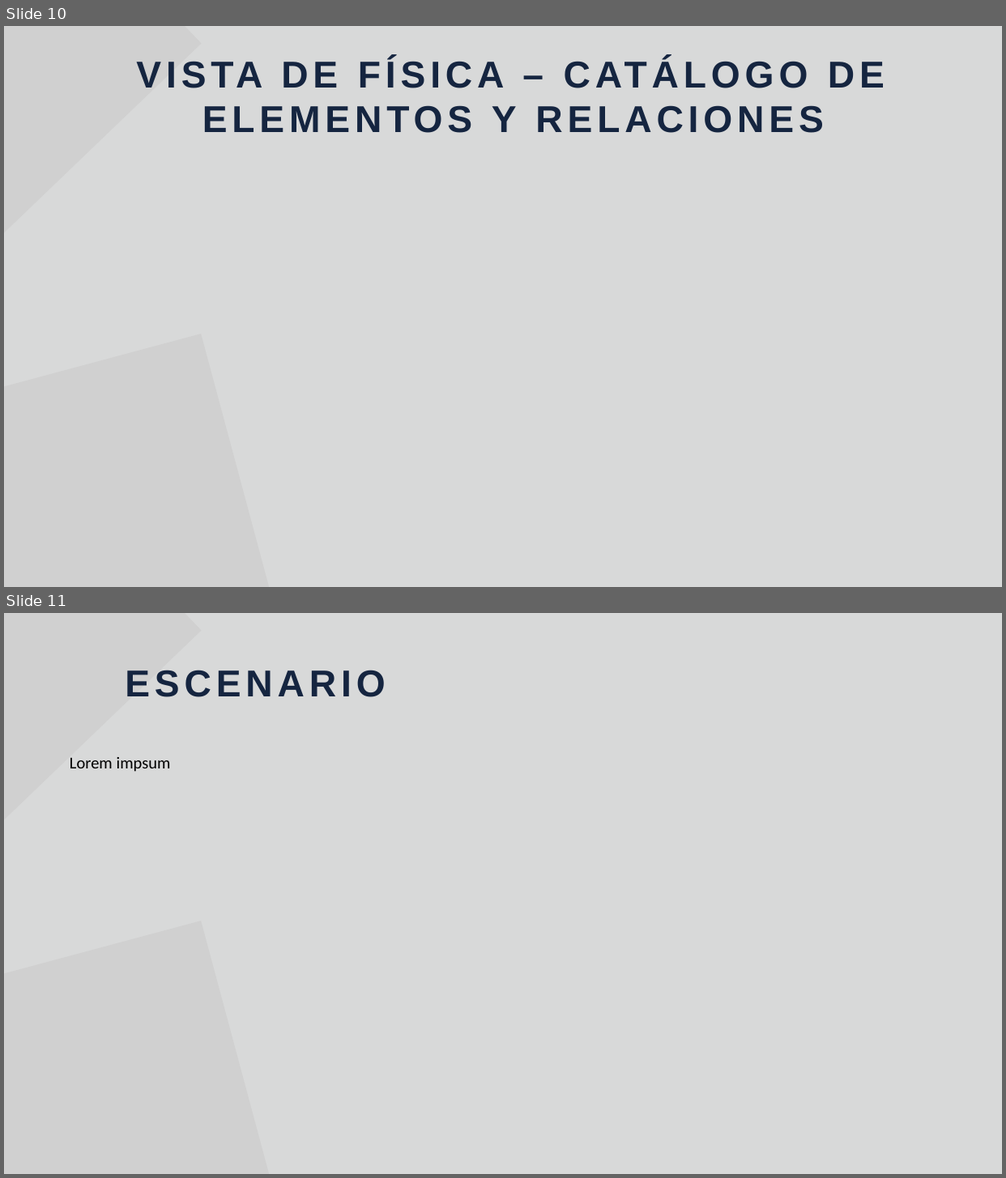
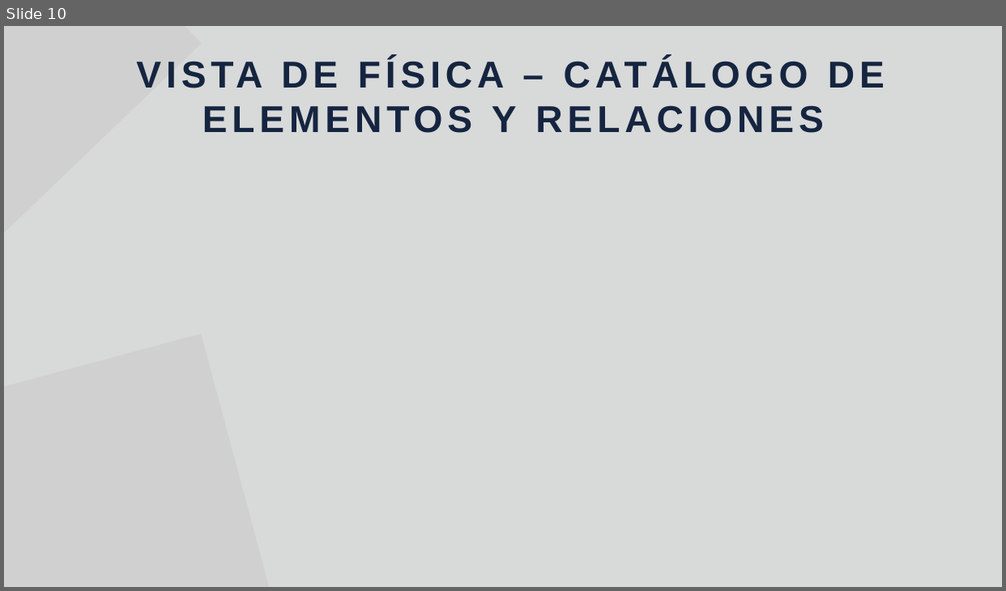
Before and after one commit to Jucer74/SoftwareArchitecture, a slide deck: Project/Views/NutrIA.views.pptx. Shown one above the other, each under a label of ours: slides 10 and 11 before the commit, slide 10 after it. The pictures are 1006x1178 and 1006x591 pixels, drawn with LibreOffice and Linux fonts; fonts in the diff are those of the drawing; grey boxes stand for pictures. Boxes give left, top, right and bottom in pixels: in the first picture for what was removed or moved away, otherwise in the second. Text is boxed around its words. In the diff, an @@ line names an element or a change of style, - is before the commit and + after.

```diff
--- a/Project/Views/NutrIA.views.pptx
+++ b/Project/Views/NutrIA.views.pptx
@@ slide 11 removed at [4, 613, 1002, 1174], background #D8D9D9 @@
@@ picture removed at [4, 613, 202, 879] @@
@@ text removed at [125, 670, 385, 697] @@
-ESCENARIO
@@ text removed at [70, 757, 171, 772] @@
-Lorem impsum
@@ picture removed at [4, 921, 305, 1174] @@
```
Also in this commit, not shown: 2 slides changed, 4 slides added, 1 other slide removed.
